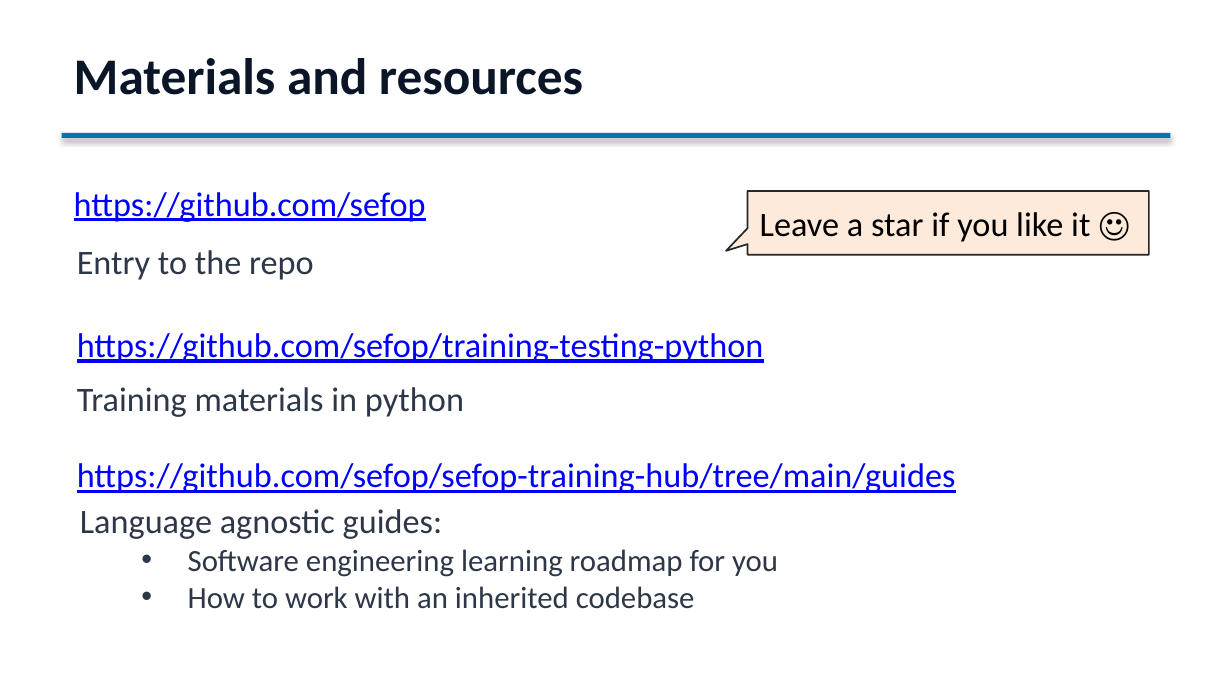
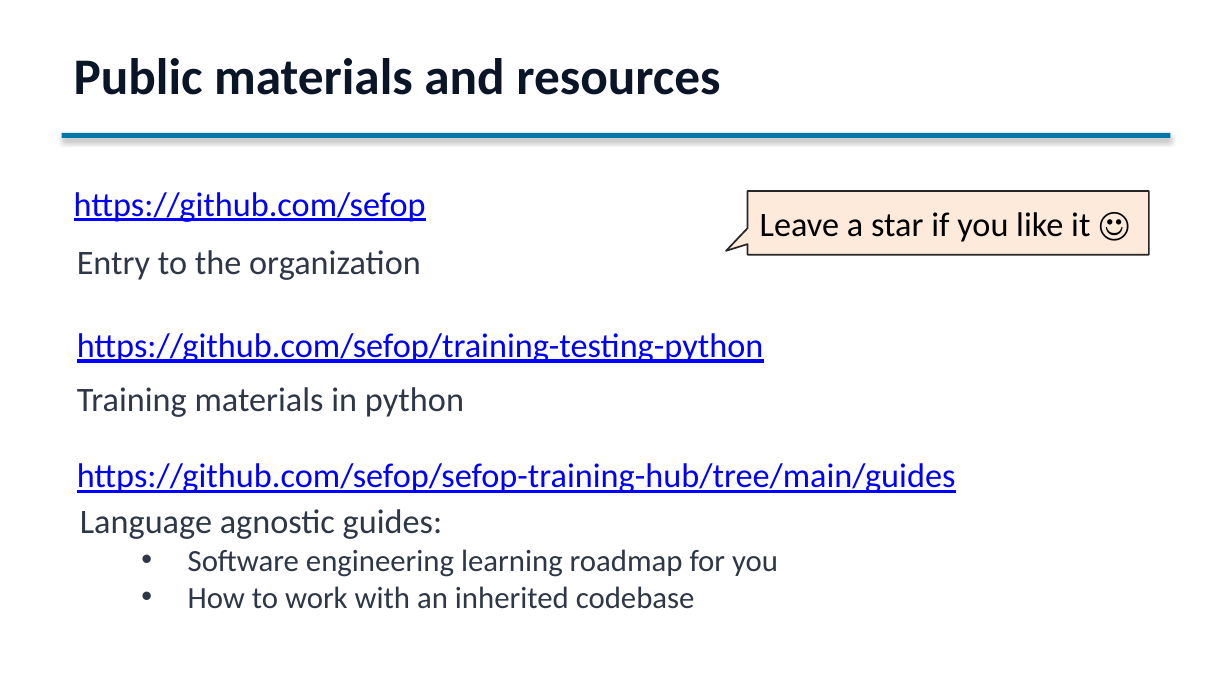
Before and after one commit to sefop/sefop-training-hub, a slide deck: slide 4 of workshops/2026-06-29-purdue/Purdue_Workshop.pptx. Drawn at 1232x693 pixels with LibreOffice and Linux fonts; fonts in the diff are those of the drawing. Boxes give left, top, right and bottom in pixels: in the first picture for what was removed or moved away, otherwise in the second. Text is boxed around its words. In the diff, an @@ line names an element or a change of style, - is before the commit and + after.

```diff
--- a/workshops/2026-06-29-purdue/Purdue_Workshop.pptx
+++ b/workshops/2026-06-29-purdue/Purdue_Workshop.pptx
@@ text at [74, 58, 720, 95]: text changed @@
-Materials and resources
+Public materials and resources
@@ text at [77, 250, 421, 280]: text changed @@
-Entry to the repo
+Entry to the organization
```
Also in this commit, not shown: 2 other slides changed, 5 slides added, 1 other file.
